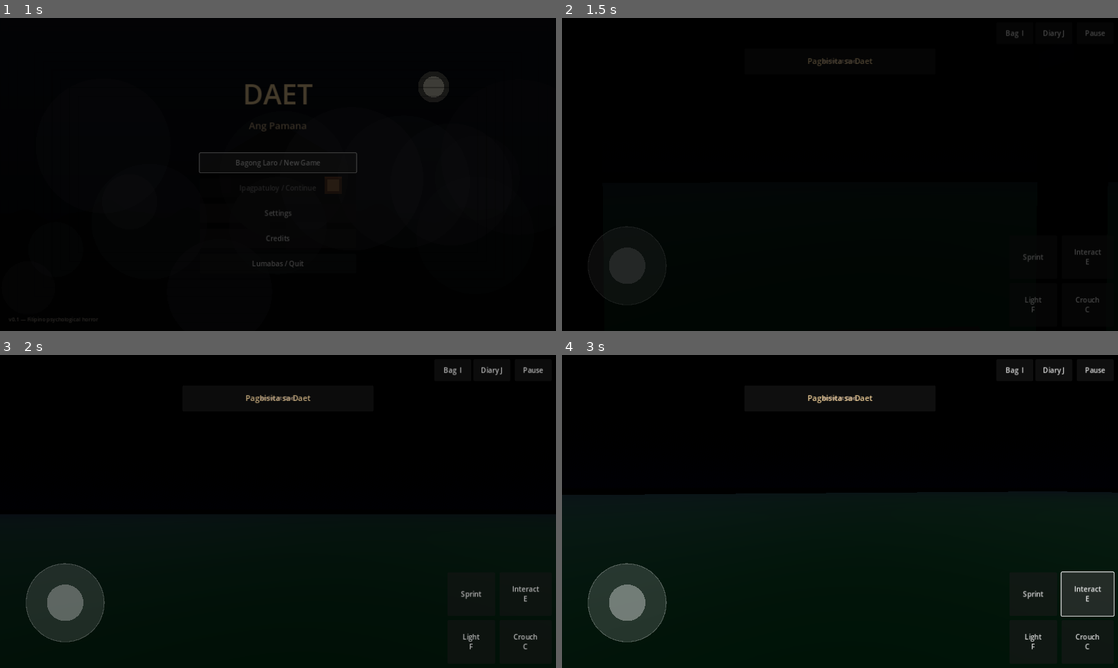
Above: before the commit, frames 1-4 (two rows, left to right).
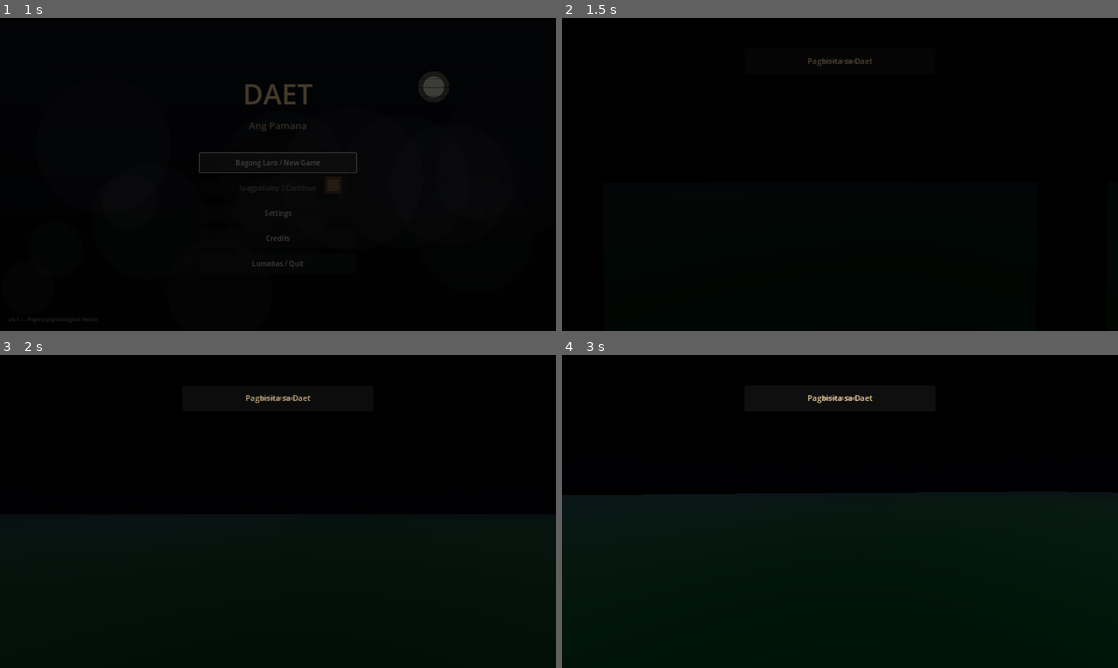
Above: after the commit, the same moments.

Repository: venidss/Huling-Dalaw
Game: Godot game, scene res://scenes/main_menu.tscn
The game is run twice, just before and just after one commit, with the same random seed, the same clock (stepped at 60 frames per second) and the same inputs.
Inputs (mouse positions are in pixels of both pictures, inside the frame that each line leads up to):
- Up to frame 1 (1 s): click "Bagong Laro / New Game" at 0.5 s
- Up to frame 2 (1.5 s): tap Enter at 1.25 s; move the mouse to (867, 174) at 1.27 s; hold W (move_forward) from 1.28 s (still down); tap Space (dialogue_advance) at 1.35 s; click (867, 174) at 1.42 s
- Up to frame 3 (2 s): keep holding W (move_forward)
- Up to frame 4 (3 s): move the mouse to (812, 511) at 2.02 s; tap F (flashlight) at 2.1 s; release W (move_forward) at 2.75 s; click (1090, 592) at 2.75 s, where only the run before the commit has a clickable "Interact E"

Frame 1 is identical in both runs. In frame 2, 0.9% of the frame differs, in the area x 4-98%, y 3-94%; in frame 3, 3.2%; in frame 4, 4.6%, in the area x 4-100%, y 3-95%.

Commit message:
Fix: CameraArea rendered below the screen; mobile overlay on desktop
Two root causes for the no-camera-rotation bug:

1. mobile_controls.tscn: the CameraArea node had 'anchors_preset = 3'
   (Bottom Right) but didn't override anchor_top. The preset set
   anchor_top = 1.0 implicitly, so with offset_top = 70 the Control's
   top edge sat 70 pixels BELOW the viewport bottom — meaning the whole
   touch-camera zone had negative/zero height and received no events.
   Rewrote all mobile-controls Controls with every anchor set
   explicitly so no preset defaults can sneak in.

2. Settings.is_touch_device() previously returned true for any OS that
   had DisplayServer.is_touchscreen_available(). Many laptops report
   true (built-in touchscreens). That forced the mobile overlay to
   render on top of the game viewport, which — combined with the broken
   CameraArea anchors — meant mouse-click regions got occluded in
   confusing ways. Now is_touch_device() checks OS.get_name() for
   Android/iOS only. Default of show_mobile_controls flipped to false
   so the overlay only appears when actually on a mobile platform (or
   explicitly turned on in Settings).

Combined with the previous _input-based mouse look change, mouse look
on desktop should now work the moment the game window has focus. On
Android, the camera drag area now covers the right 60 percent of the
screen above the bottom-right button cluster, as originally designed.

Diff:
--- a/scenes/ui/mobile_controls.tscn
+++ b/scenes/ui/mobile_controls.tscn
@@ -6,52 +6,57 @@
 
 [node name="MobileControls" type="Control"]
 layout_mode = 3
-anchors_preset = 15
+anchor_left = 0.0
+anchor_top = 0.0
 anchor_right = 1.0
 anchor_bottom = 1.0
+grow_horizontal = 2
+grow_vertical = 2
 mouse_filter = 1
 script = ExtResource("1_mobile")
 
 [node name="CameraArea" type="Control" parent="."]
 layout_mode = 1
-anchors_preset = 3
 anchor_left = 0.4
+anchor_top = 0.0
 anchor_right = 1.0
 anchor_bottom = 1.0
 offset_left = 0.0
 offset_top = 70.0
-offset_right = -70.0
+offset_right = -10.0
 offset_bottom = -110.0
 mouse_filter = 1
 script = ExtResource("3_cam")
 
 [node name="Joystick" type="Control" parent="."]
 layout_mode = 1
-anchors_preset = 2
+anchor_left = 0.0
 anchor_top = 0.5
+anchor_right = 0.0
 anchor_bottom = 1.0
-offset_left = 20.0
+offset_left = 10.0
 offset_top = 0.0
-offset_right = 320.0
-offset_bottom = -20.0
+offset_right = 340.0
+offset_bottom = -10.0
 mouse_filter = 1
 script = ExtResource("2_joy")
 
 [node name="BottomRight" type="Control" parent="."]
 layout_mode = 1
-anchors_preset = 3
 anchor_left = 1.0
 anchor_top = 1.0
 anchor_right = 1.0
 anchor_bottom = 1.0
-offset_left = -260.0
-offset_top = -230.0
+offset_left = -270.0
+offset_top = -240.0
+offset_right = -10.0
+offset_bottom = -10.0
 
 [node name="InteractButton" type="Button" parent="BottomRight"]
 layout_mode = 0
-offset_left = 130.0
+offset_left = 140.0
 offset_top = 10.0
-offset_right = 250.0
+offset_right = 260.0
 offset_bottom = 110.0
 text = "Interact
 E"
@@ -60,7 +65,7 @@
 layout_mode = 0
 offset_left = 10.0
 offset_top = 10.0
-offset_right = 120.0
+offset_right = 130.0
 offset_bottom = 110.0
 toggle_mode = false
 text = "Sprint"
@@ -69,16 +74,16 @@
 layout_mode = 0
 offset_left = 10.0
 offset_top = 120.0
-offset_right = 120.0
+offset_right = 130.0
 offset_bottom = 220.0
 text = "Light
 F"
 
 [node name="CrouchButton" type="Button" parent="BottomRight"]
 layout_mode = 0
-offset_left = 130.0
+offset_left = 140.0
 offset_top = 120.0
-offset_right = 250.0
+offset_right = 260.0
 offset_bottom = 220.0
 toggle_mode = true
 text = "Crouch
@@ -86,10 +91,11 @@
 
 [node name="TopRight" type="Control" parent="."]
 layout_mode = 1
-anchors_preset = 1
 anchor_left = 1.0
+anchor_top = 0.0
 anchor_right = 1.0
-offset_left = -280.0
+anchor_bottom = 0.0
+offset_left = -290.0
 offset_top = 10.0
 offset_right = -10.0
 offset_bottom = 60.0
@@ -97,20 +103,23 @@
 [node name="InventoryButton" type="Button" parent="TopRight"]
 layout_mode = 0
 offset_left = 0.0
+offset_top = 0.0
 offset_right = 85.0
 offset_bottom = 50.0
 text = "Bag  I"
 
 [node name="JournalButton" type="Button" parent="TopRight"]
 layout_mode = 0
-offset_left = 90.0
-offset_right = 175.0
+offset_left = 95.0
+offset_top = 0.0
+offset_right = 180.0
 offset_bottom = 50.0
 text = "Diary J"
 
 [node name="PauseButton" type="Button" parent="TopRight"]
 layout_mode = 0
-offset_left = 185.0
-offset_right = 270.0
+offset_left = 190.0
+offset_top = 0.0
+offset_right = 275.0
 offset_bottom = 50.0
 text = "Pause"
--- a/scripts/autoload/settings.gd
+++ b/scripts/autoload/settings.gd
@@ -25,7 +25,7 @@
 
 # Gameplay
 var reduce_motion: bool = false       # less camera shake / less screen flash for comfort
-var show_mobile_controls: bool = true # auto-detected on mobile but overridable
+var show_mobile_controls: bool = false # auto-forced on mobile via is_touch_device()
 
 func _ready() -> void:
 	load_settings()
@@ -77,9 +77,9 @@
 	cfg.save(SETTINGS_PATH)
 	settings_changed.emit()
 
-## Returns true if we should assume a touch device (Android/iOS or desktop with touch flag).
+## Returns true ONLY on actual mobile platforms. A touchscreen laptop still counts as
+## a desktop — the OS cursor is primary input and the mobile overlay would just hide
+## the camera-look region behind buttons the user doesn't need.
 func is_touch_device() -> bool:
 	var os_name := OS.get_name()
-	if os_name == "Android" or os_name == "iOS":
-		return true
-	return DisplayServer.is_touchscreen_available()
+	return os_name == "Android" or os_name == "iOS"
Not shown, changed: Daet_Filipino_Horror_Godot_Project.zip
